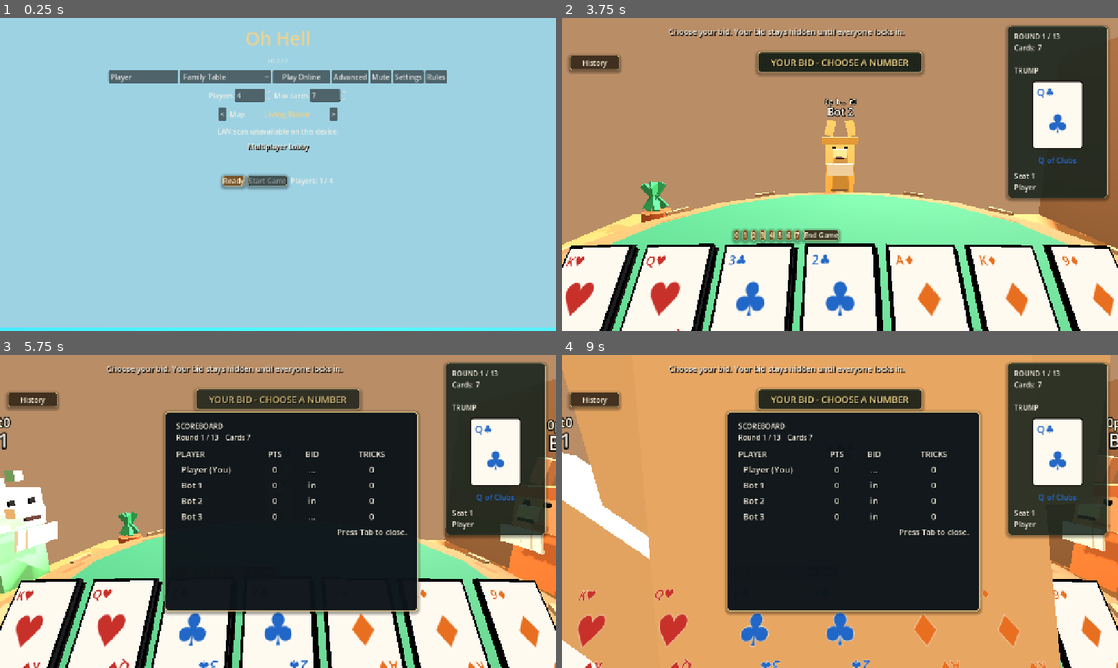
Above: before the commit, frames 1-4 (two rows, left to right).
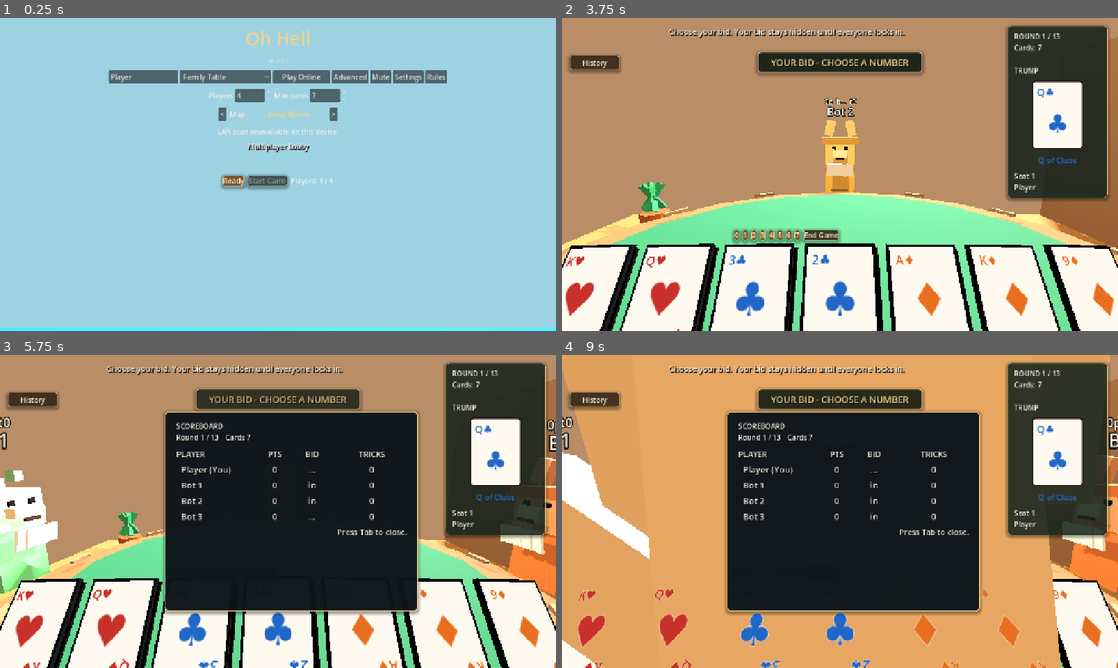
Above: after the commit, the same moments.

Repository: JordanOakFox/oh-hell-godot
Game: Godot game, scene res://scenes/main.tscn
Two runs of this game, one before a commit and one after it. Both use one fixed random seed, a clock stepped at 60 frames per second and the inputs below.
Inputs (mouse positions are in pixels of both pictures, inside the frame that each line leads up to):
- Up to frame 1 (0.25 s): no input
- Up to frame 2 (3.75 s): click "Ready" at 0.5 s; click "Start Game" at 1.25 s; tap Enter at 2 s; move the mouse to (812, 237) at 2.02 s; hold W 2.03-2.75 s; tap M at 2.1 s; click (812, 237) at 2.17 s; click "Ready" at 2.75 s; click "Start Game" at 3.5 s
- Up to frame 3 (5.75 s): drag from (444, 558) to (250, 574) at 4.27 s; move the mouse to (111, 464) at 5.02 s; hold A from 5.03 s (still down); tap Tab at 5.1 s
- Up to frame 4 (9 s): release A at 5.75 s; drag from (867, 511) to (673, 464) at 5.77 s; move the mouse to (756, 433) at 6.52 s; hold S 6.53-7.25 s; tap I at 6.6 s; drag from (962, 495) to (756, 433) at 7.27 s; move the mouse to (728, 527) at 8.02 s; hold W 8.03-8.75 s; tap M at 8.1 s; click (728, 527) at 8.17 s; drag from (895, 442) to (728, 527) at 8.77 s

The runs differ from the first frame. In frame 2, 0.8% of the frame differs, in the area x 0-100%, y 25-74%; in frame 3, less than 0.1%; in frame 4, less than 0.1%.

Commit message:
Add walkable multiplayer lobby

Diff:
--- a/scripts/main.gd
+++ b/scripts/main.gd
@@ -1,7 +1,7 @@
 extends Control
 
 const STARTING_NAMES := ["Player 1", "Player 2", "Player 3", "Player 4"]
-const GAME_VERSION := "0.2.18"
+const GAME_VERSION := "0.2.19"
 const ANIMAL_IDS := ["bunny", "lizard", "lion", "tiger", "bear", "fox", "dog", "cat"]
 const BOT_PERSONALITY_IDS := ["casual", "smart", "ruthless"]
 const BOT_PERSONALITY_NAMES := {
@@ -81,6 +81,8 @@
 var round_history_visible := false
 var scoreboard_visible := false
 var last_sound_serial := 0
+var lobby_avatar_send_timer := 0.0
+var last_lobby_avatar_signature := ""
 
 var title_label: Label
 var version_label: Label
@@ -152,7 +154,8 @@
 	_create_offline_lobby()
 	_apply_command_line_mode()
 
-func _process(_delta: float) -> void:
+func _process(delta: float) -> void:
+	_update_lobby_avatar_sync(delta)
 	if turn_banner_panel and turn_banner_panel.visible:
 		var pulse := 0.72 + absf(sin(Time.get_ticks_msec() / 140.0)) * 0.28
 		turn_banner_panel.modulate = Color(1, 1, 1, pulse)
@@ -951,6 +954,7 @@
 		"active_player": -1,
 		"connected": _filled_array(lobby_player_count, false),
 		"bots": _filled_array(lobby_player_count, false),
+		"lobby_avatars": _default_lobby_avatars(lobby_player_count),
 		"bot_personality": Profile.bot_personality(),
 		"ready": _filled_array(lobby_player_count, false),
 		"play_again": _filled_array(lobby_player_count, false),
@@ -992,6 +996,7 @@
 		"active_player": -1,
 		"connected": _connected_seats(),
 		"bots": _filled_array(lobby_player_count, false),
+		"lobby_avatars": _default_lobby_avatars(lobby_player_count),
 		"bot_personality": Profile.bot_personality(),
 		"ready": _lobby_ready_seats(),
 		"play_again": _filled_array(lobby_player_count, false),
@@ -1101,6 +1106,52 @@
 	my_seat = seat
 	_handle_sound_event(public_state.get("sound_event", {}))
 	_render()
+
+func _update_lobby_avatar_sync(delta: float) -> void:
+	if view_state.is_empty() or str(view_state.get("phase", "")) != "lobby":
+		return
+	if my_seat < 0:
+		return
+	if not table_view_3d or not table_view_3d.has_method("get_lobby_avatar_state"):
+		return
+	lobby_avatar_send_timer -= delta
+	if lobby_avatar_send_timer > 0.0:
+		return
+	lobby_avatar_send_timer = 0.16
+	var avatar_state: Dictionary = table_view_3d.get_lobby_avatar_state()
+	var signature := "%.2f:%.2f:%.1f" % [
+		float(avatar_state.get("x", 0.0)),
+		float(avatar_state.get("z", 0.0)),
+		float(avatar_state.get("yaw", 0.0)),
+	]
+	if signature == last_lobby_avatar_signature:
+		return
+	last_lobby_avatar_signature = signature
+	if multiplayer.multiplayer_peer and not multiplayer.is_server():
+		_server_update_lobby_avatar.rpc_id(1, avatar_state)
+	else:
+		_apply_lobby_avatar_update(my_seat, avatar_state)
+
+@rpc("any_peer", "unreliable")
+func _server_update_lobby_avatar(avatar_state: Dictionary) -> void:
+	if not multiplayer.is_server():
+		return
+	_apply_lobby_avatar_update(_seat_for_peer(multiplayer.get_remote_sender_id()), avatar_state)
+
+func _apply_lobby_avatar_update(seat: int, avatar_state: Dictionary) -> void:
+	if state.get("phase", "") != "lobby":
+		return
+	var player_count := int(state.get("num_players", 0))
+	if seat < 0 or seat >= player_count:
+		return
+	if not state.has("lobby_avatars") or not (state["lobby_avatars"] is Array) or state["lobby_avatars"].size() != player_count:
+		state["lobby_avatars"] = _default_lobby_avatars(player_count)
+	state["lobby_avatars"][seat] = {
+		"x": clampf(float(avatar_state.get("x", 0.0)), -5.75, 5.75),
+		"z": clampf(float(avatar_state.get("z", 0.0)), -5.65, 4.6),
+		"yaw": fposmod(float(avatar_state.get("yaw", 180.0)), 360.0),
+	}
+	_publish_state()
 
 func _public_state() -> Dictionary:
 	var public := state.duplicate(true)
@@ -2191,6 +2242,7 @@
 	var old_profiles: Array = state.get("profiles", []).duplicate(true)
 	var old_ready: Array = state.get("ready", []).duplicate(true)
 	var old_bots: Array = state.get("bots", []).duplicate(true)
+	var old_lobby_avatars: Array = state.get("lobby_avatars", []).duplicate(true)
 	var old_peers: Array = seat_peers.duplicate(true)
 	seat_peers = _new_seat_peers(player_count)
 
@@ -2205,6 +2257,7 @@
 	state["names"] = _default_names(player_count)
 	state["profiles"] = _default_profiles(player_count)
 	state["bots"] = _filled_array(player_count, false)
+	state["lobby_avatars"] = _default_lobby_avatars(player_count)
 	state["ready"] = _filled_array(player_count, false)
 	for seat in range(player_count):
 		if seat < old_names.size():
@@ -2213,6 +2266,8 @@
 			state["profiles"][seat] = old_profiles[seat]
 		if seat < old_bots.size() and int(seat_peers[seat]) == 0:
 			state["bots"][seat] = old_bots[seat]
+		if seat < old_lobby_avatars.size() and typeof(old_lobby_avatars[seat]) == TYPE_DICTIONARY:
+			state["lobby_avatars"][seat] = old_lobby_avatars[seat]
 		if seat < old_ready.size() and int(seat_peers[seat]) != 0:
 			state["ready"][seat] = old_ready[seat]
 	state["connected"] = _connected_seats()
@@ -3019,6 +3074,7 @@
 		"active_player": -1,
 		"connected": _connected_seats(),
 		"bots": state.get("bots", _filled_array(lobby_player_count, false)).duplicate(true),
+		"lobby_avatars": _default_lobby_avatars(lobby_player_count),
 		"bot_personality": bot_personality,
 		"ready": _filled_array(lobby_player_count, false),
 		"play_again": _filled_array(lobby_player_count, false),
@@ -3113,6 +3169,17 @@
 		values.append(value)
 	return values
 
+func _default_lobby_avatars(count: int) -> Array:
+	var avatars: Array = []
+	var columns := 5
+	for seat in range(count):
+		avatars.append({
+			"x": -2.8 + float(seat % columns) * 1.4,
+			"z": 2.75 - float(seat / columns) * 1.05,
+			"yaw": 180.0,
+		})
+	return avatars
+
 func _empty_hands(count: int) -> Array:
 	var hands: Array = []
 	for _i in range(count):
--- a/scripts/table_view_3d.gd
+++ b/scripts/table_view_3d.gd
@@ -58,6 +58,7 @@
 var lobby_walk_position := Vector3(0, 1.35, 3.6)
 var lobby_walk_yaw := 180.0
 var lobby_walk_pitch := -8.0
+var lobby_avatar_yaw := 180.0
 var hand_signature := ""
 var hovered_hand_index := -1
 var current_map_id := "landing"
@@ -127,13 +128,14 @@
 	if players <= 0:
 		return
 	var phase := str(table_state.get("phase", ""))
+	var previous_camera_mode := camera_mode
+	camera_mode = "seat" if phase in ["bidding", "playing", "trick_end", "round_end"] else ("lobby_walk" if phase in ["connecting", "lobby"] else "overview")
 	var map_id := "landing" if bool(table_state.get("menu_preview", false)) or phase in ["connecting", "lobby"] else str(table_state.get("map_id", "living_room"))
 	if map_id != current_map_id:
 		_rebuild_map(map_id)
-	if players != seat_count:
+	if players != seat_count or previous_camera_mode != camera_mode:
 		_rebuild_seats(players)
 	local_seat = clampi(my_seat, 0, max(players - 1, 0))
-	camera_mode = "seat" if phase in ["bidding", "playing", "trick_end", "round_end"] else ("lobby_walk" if phase in ["connecting", "lobby"] else "overview")
 	if not (camera_mode in ["seat", "lobby_walk"]) and look_enabled:
 		look_enabled = false
 		Input.mouse_mode = Input.MOUSE_MODE_VISIBLE
@@ -165,6 +167,13 @@
 
 func is_mouse_look_enabled() -> bool:
 	return look_enabled
+
+func get_lobby_avatar_state() -> Dictionary:
+	return {
+		"x": lobby_walk_position.x,
+		"z": lobby_walk_position.z,
+		"yaw": lobby_avatar_yaw,
+	}
 
 func pick_hand_card(mouse_position: Vector2, display_size: Vector2) -> int:
 	if not camera or not hand_root or hand_root.get_child_count() == 0 or display_size.x <= 0.0 or display_size.y <= 0.0:
@@ -363,62 +372,62 @@
 	_set_world_colors(Color("#9dd2e3"), Color("#d8f0ef"), 1.12)
 	_build_ocean()
 
-	var shore := _box(Vector3(8.4, 0.18, 2.0), Color("#5f9b55"))
-	shore.position = Vector3(0, -0.22, -3.0)
+	var shore := _box(Vector3(14.5, 0.18, 4.0), Color("#5f9b55"))
+	shore.position = Vector3(0, -0.22, -4.0)
 	ship_root.add_child(shore)
-	var road := _box(Vector3(1.0, 0.035, 2.25), Color("#9c9c8d"))
-	road.position = Vector3(-2.65, -0.08, -3.05)
+	var road := _box(Vector3(1.45, 0.035, 4.6), Color("#9c9c8d"))
+	road.position = Vector3(-4.25, -0.08, -4.18)
 	ship_root.add_child(road)
-	var ferry_ramp := _box(Vector3(1.45, 0.08, 1.1), Color("#777c78"))
-	ferry_ramp.position = Vector3(-2.65, -0.03, -1.95)
+	var ferry_ramp := _box(Vector3(1.85, 0.08, 1.45), Color("#777c78"))
+	ferry_ramp.position = Vector3(-4.25, -0.03, -2.15)
 	ship_root.add_child(ferry_ramp)
 
-	var dock := _box(Vector3(5.8, 0.11, 0.54), Color("#7b5a3a"))
-	dock.position = Vector3(1.15, 0.02, -1.42)
+	var dock := _box(Vector3(8.2, 0.11, 0.7), Color("#7b5a3a"))
+	dock.position = Vector3(1.25, 0.02, -1.62)
 	ship_root.add_child(dock)
-	for i in range(7):
+	for i in range(11):
 		var post := _cylinder(0.055, 0.62, Color("#5c422b"))
-		post.position = Vector3(-1.2 + float(i) * 0.72, -0.18, -1.05)
+		post.position = Vector3(-2.6 + float(i) * 0.72, -0.18, -1.13)
 		ship_root.add_child(post)
 
-	var ferry := _box(Vector3(1.45, 0.32, 0.78), Color("#d8dedb"))
-	ferry.position = Vector3(-3.35, 0.08, -1.2)
+	var ferry := _box(Vector3(2.0, 0.32, 1.05), Color("#d8dedb"))
+	ferry.position = Vector3(-5.15, 0.08, -1.35)
 	ship_root.add_child(ferry)
 	var ferry_booth := _box(Vector3(0.5, 0.42, 0.38), Color("#c3d1d0"))
-	ferry_booth.position = Vector3(-3.35, 0.45, -1.2)
+	ferry_booth.position = Vector3(-5.15, 0.45, -1.35)
 	ship_root.add_child(ferry_booth)
 
-	var restaurant := _box(Vector3(2.35, 1.05, 1.0), Color("#43b8d8"))
-	restaurant.position = Vector3(1.25, 0.42, -2.18)
+	var restaurant := _box(Vector3(3.2, 1.1, 1.15), Color("#43b8d8"))
+	restaurant.position = Vector3(2.0, 0.42, -3.15)
 	ship_root.add_child(restaurant)
-	var roof := _box(Vector3(2.65, 0.18, 1.18), Color("#dce8e7"))
-	roof.position = Vector3(1.25, 1.05, -2.18)
+	var roof := _box(Vector3(3.55, 0.18, 1.35), Color("#dce8e7"))
+	roof.position = Vector3(2.0, 1.08, -3.15)
 	roof.rotation_degrees.z = 2
 	ship_root.add_child(roof)
-	var awning := _box(Vector3(1.8, 0.08, 0.48), Color("#37c7d8"))
-	awning.position = Vector3(2.0, 0.72, -1.52)
+	var awning := _box(Vector3(2.5, 0.08, 0.58), Color("#37c7d8"))
+	awning.position = Vector3(2.75, 0.72, -2.35)
 	ship_root.add_child(awning)
 	for i in range(4):
 		var window := _box(Vector3(0.28, 0.28, 0.035), Color("#d9f7ff"))
-		window.position = Vector3(0.35 + float(i) * 0.42, 0.56, -1.66)
+		window.position = Vector3(0.95 + float(i) * 0.52, 0.56, -2.56)
 		ship_root.add_child(window)
 	var sign := _cylinder(0.24, 0.055, Color("#1f6eb8"))
-	sign.position = Vector3(-0.15, 0.72, -1.64)
+	sign.position = Vector3(0.08, 0.72, -2.56)
 	sign.rotation_degrees = Vector3(90, 0, 0)
 	ship_root.add_child(sign)
 
-	for i in range(8):
+	for i in range(13):
 		var trunk := _cylinder(0.06, 0.7, Color("#6f4b2f"))
-		trunk.position = Vector3(-3.6 + float(i) * 0.78, 0.15, -3.65)
+		trunk.position = Vector3(-6.2 + float(i) * 0.95, 0.15, -5.5)
 		ship_root.add_child(trunk)
 		var crown := _box(Vector3(0.55, 0.55, 0.55), Color("#4f8f48"))
 		crown.position = trunk.position + Vector3(0, 0.55, 0)
 		ship_root.add_child(crown)
 
-	var patio := _box(Vector3(4.5, 0.1, 2.6), Color("#9b744d"))
-	patio.position = Vector3(0.5, -0.04, 0.8)
+	var patio := _box(Vector3(8.0, 0.1, 4.4), Color("#9b744d"))
+	patio.position = Vector3(0.55, -0.04, 1.35)
 	ship_root.add_child(patio)
-	_attach_table_area()
+	_attach_lobby_area()
 
 func _attach_table_area() -> void:
 	_build_table()
@@ -427,6 +436,25 @@
 	ship_root.add_child(seat_root)
 	trick_root = Node3D.new()
 	ship_root.add_child(trick_root)
+
+func _attach_lobby_area() -> void:
+	seat_root = Node3D.new()
+	ship_root.add_child(seat_root)
+	trick_root = Node3D.new()
+	ship_root.add_child(trick_root)
+
+	var ready_sign := _box(Vector3(1.25, 0.75, 0.08), Color("#172022"))
+	ready_sign.position = Vector3(-2.6, 0.65, 2.7)
+	ship_root.add_child(ready_sign)
+	var ready_label := Label3D.new()
+	ready_label.text = "Ready Up\nbutton below"
+	ready_label.font_size = 32
+	ready_label.modulate = Color("#ffe18f")
+	ready_label.outline_size = 6
+	ready_label.outline_modulate = Color("#17110c")
+	ready_label.position = Vector3(-2.6, 0.74, 2.64)
+	ready_label.billboard = BaseMaterial3D.BILLBOARD_ENABLED
+	ship_root.add_child(ready_label)
 
 func _build_space_map() -> void:
 	table_felt_color = Color("#15204f")
@@ -589,6 +617,8 @@
 	flag_root.add_child(bone_b)
 
 func _rebuild_seats(players: int) -> void:
+	if not seat_root:
+		return
 	for child in seat_root.get_children():
 		child.queue_free()
 	seats.clear()
@@ -597,10 +627,16 @@
 	seat_moods.clear()
 	seat_count = players
 	for seat in range(players):
-		var angle := (TAU * float(seat) / float(players)) - PI * 0.5
 		var avatar := _make_avatar(seat)
-		var position := Vector3(cos(angle) * 3.05, 0.36, sin(angle) * 3.05)
-		var rotation := -angle + PI * 0.5
+		var position := Vector3.ZERO
+		var rotation := 0.0
+		if camera_mode == "lobby_walk":
+			position = _lobby_spawn_position(seat)
+			rotation = deg_to_rad(180.0)
+		else:
+			var angle := (TAU * float(seat) / float(players)) - PI * 0.5
+			position = Vector3(cos(angle) * 3.05, 0.36, sin(angle) * 3.05)
+			rotation = -angle + PI * 0.5
 		avatar.position = position
 		avatar.rotation.y = rotation
 		seat_root.add_child(avatar)
@@ -608,6 +644,12 @@
 		seat_base_positions.append(position)
 		seat_base_rotations.append(rotation)
 		seat_moods.append("neutral")
+
+func _lobby_spawn_position(seat: int) -> Vector3:
+	var columns := 5
+	var x := -2.8 + float(seat % columns) * 1.4
+	var z := 2.75 - float(seat / columns) * 1.05
+	return Vector3(x, 0.16, z)
 
 func _make_avatar(seat: int, animal := "fox") -> Node3D:
 	var root := Node3D.new()
@@ -767,6 +809,7 @@
 	var tricks: Array = table_state.get("tricks_won", [])
 	var scores: Array = table_state.get("scores", [])
 	var submitted_bids: Array = table_state.get("bid_submitted", [])
+	var lobby_avatars: Array = table_state.get("lobby_avatars", [])
 	for seat in range(min(seats.size(), seat_count)):
 		var avatar: Node3D = seats[seat]
 		var animal := "fox"
@@ -789,6 +832,27 @@
 			var display_name := "You" if seat == my_seat else name
 			label.text = "%s <" % display_name if seat == current_active else display_name
 			label.modulate = Color("#ffe18f") if seat == current_active else Color("#f9f4e8")
+		if camera_mode == "lobby_walk":
+			var lobby_info: Dictionary = {}
+			if seat < lobby_avatars.size() and typeof(lobby_avatars[seat]) == TYPE_DICTIONARY:
+				lobby_info = lobby_avatars[seat]
+			if seat == my_seat:
+				avatar.position = Vector3(lobby_walk_position.x, 0.16, lobby_walk_position.z)
+				avatar.rotation.y = deg_to_rad(lobby_avatar_yaw)
+			elif not lobby_info.is_empty():
+				var target := Vector3(float(lobby_info.get("x", avatar.position.x)), 0.16, float(lobby_info.get("z", avatar.position.z)))
+				avatar.position = avatar.position.lerp(target, 0.25)
+				avatar.rotation.y = lerp_angle(avatar.rotation.y, deg_to_rad(float(lobby_info.get("yaw", rad_to_deg(avatar.rotation.y)))), 0.25)
+			else:
+				avatar.position = avatar.position.lerp(_lobby_spawn_position(seat), 0.08)
+			var lobby_status := avatar.get_node_or_null("Score") as Label3D
+			if lobby_status:
+				var ready: Array = table_state.get("ready", [])
+				lobby_status.text = "ready" if seat < ready.size() and bool(ready[seat]) else "not ready"
+				lobby_status.modulate = Color("#93df9d") if seat < ready.size() and bool(ready[seat]) else Color("#fff6d8")
+			avatar.visible = seat >= connected.size() or bool(connected[seat])
+			seat_moods[seat] = "neutral"
+			continue
 		var score_label := avatar.get_node_or_null("Score") as Label3D
 		if score_label:
 			score_label.text = _seat_score_text(seat, phase, scores, bids, submitted_bids, tricks)
@@ -1045,9 +1109,11 @@
 	var yaw_radians := deg_to_rad(lobby_walk_yaw)
 	var forward := Vector3(-sin(yaw_radians), 0, -cos(yaw_radians)).normalized()
 	var right := Vector3(forward.z, 0, -forward.x).normalized()
-	lobby_walk_position += (forward * -input.z + right * input.x) * delta * 2.15
-	lobby_walk_position.x = clampf(lobby_walk_position.x, -3.65, 3.65)
-	lobby_walk_position.z = clampf(lobby_walk_position.z, -3.75, 4.25)
+	var movement := (forward * -input.z + right * input.x).normalized()
+	lobby_walk_position += movement * delta * 2.15
+	lobby_avatar_yaw = rad_to_deg(atan2(-movement.x, -movement.z))
+	lobby_walk_position.x = clampf(lobby_walk_position.x, -5.75, 5.75)
+	lobby_walk_position.z = clampf(lobby_walk_position.z, -5.65, 4.6)
 	lobby_walk_position.y = 1.35
 
 func _update_camera() -> void:
--- a/website/version.json
+++ b/website/version.json
@@ -1,7 +1,7 @@
 {
-  "version": "v0.2.18",
-  "windowsBuild": "OhHell-Windows-v0.2.18.zip",
-  "macosBuild": "OhHell-macOS-v0.2.18.zip",
+  "version": "v0.2.19",
+  "windowsBuild": "OhHell-Windows-v0.2.19.zip",
+  "macosBuild": "OhHell-macOS-v0.2.19.zip",
   "serverAddress": "147.224.130.79",
   "lastUpdated": "June 18, 2026"
 }
Not shown, changed: export_presets.cfg
Not shown, changed: website/index.html
